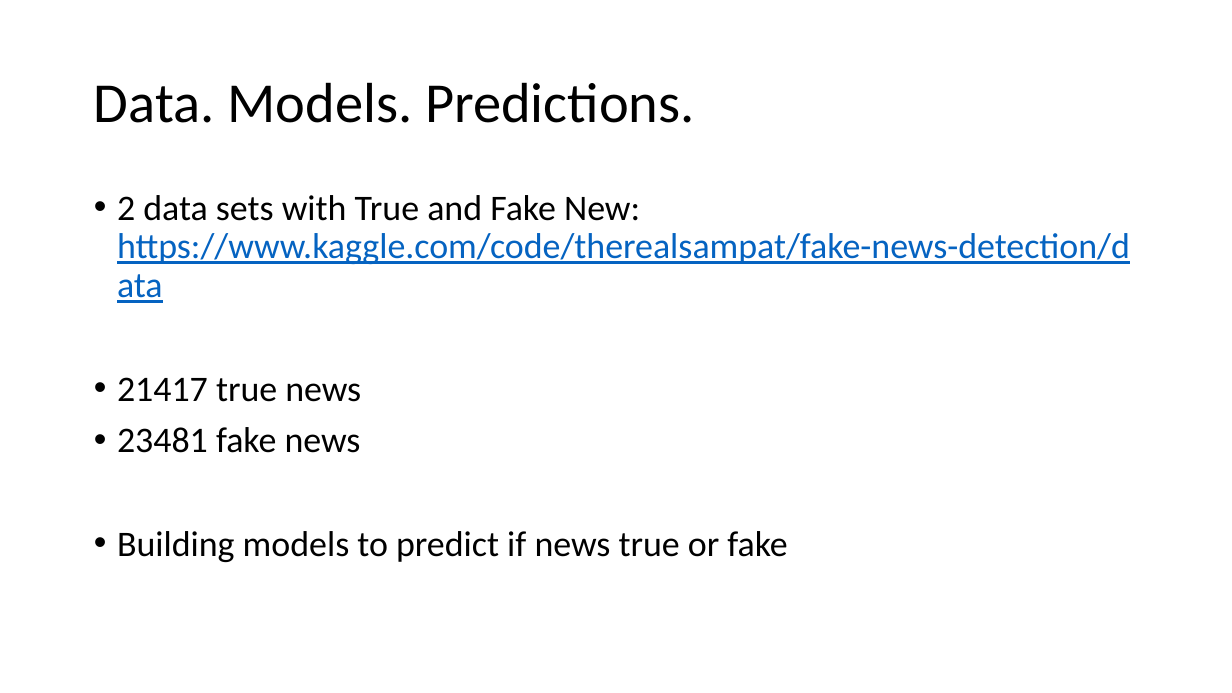
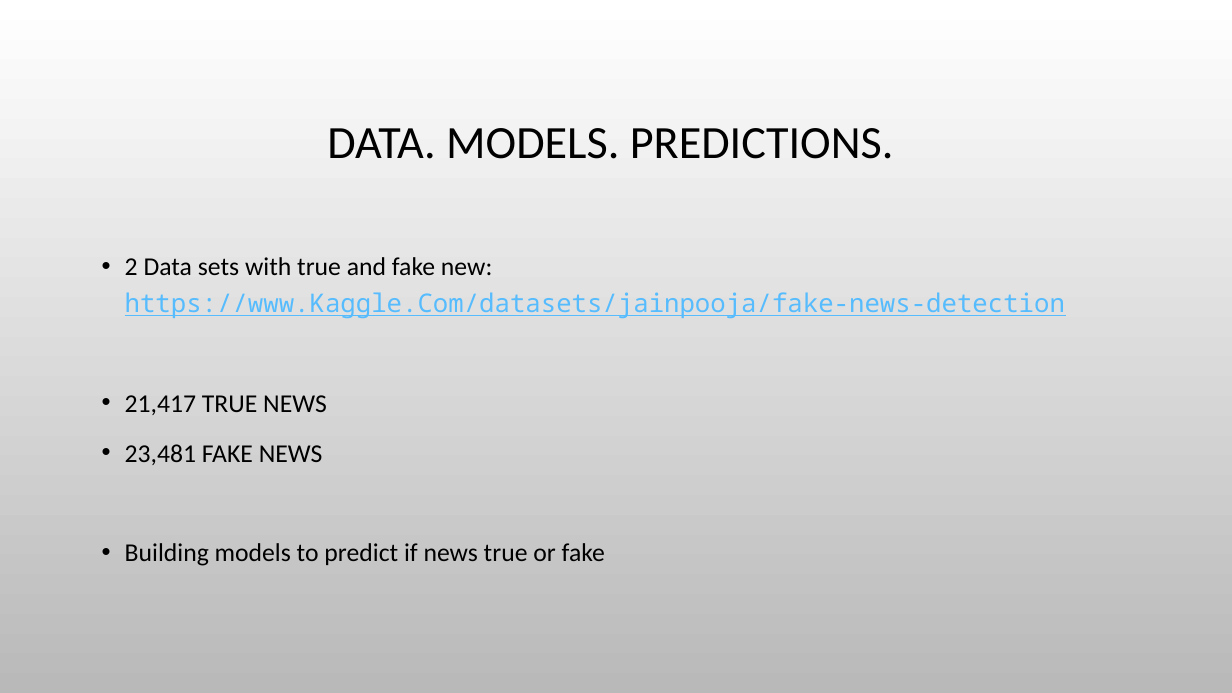
Before and after one commit to tanyaz80/final_bootcamp_project, a slide deck: slide 6 of Presentation/fake_news_detector_dec_2022.pptx. Drawn at 1232x693 pixels with LibreOffice and Linux fonts; fonts in the diff are those of the drawing; background and template pictures are left out. Boxes give left, top, right and bottom in pixels: in the first picture for what was removed or moved away, otherwise in the second. Text is boxed around its words. In the diff, an @@ line names an element or a change of style, - is before the commit and + after.

```diff
--- a/Presentation/fake_news_detector_dec_2022.pptx
+++ b/Presentation/fake_news_detector_dec_2022.pptx
@@ background #FFFFFF to picture (left out) @@
@@ title at box(327, 128, 894, 159): text changed; size 44 to 36 pt @@
-Data. Models. Predictions.
+DATA. MODELS. PREDICTIONS.
@@ text "2 Data sets with true ...": place and size @@
-text "2 Data sets with true ..." at box(117, 195, 1130, 562)
+text "2 Data sets with true ..." at box(125, 257, 1065, 566)
@@ text at box(125, 257, 1065, 465): text changed; size 28 to 20 pt; font Calibri to Noto Sans Mono; text colour #0563C1 to #56BCFE @@
-• 2 data sets with True and Fake New: https://www.kaggle.com/code/therealsampat/fake-news-detection/data
-• 21417 true news
-• 23481 fake news
+• 2 Data sets with true and fake new: https://www.Kaggle.Com/datasets/jainpooja/fake-news-detection
+• 21,417 TRUE NEWS
+• 23,481 FAKE NEWS
@@ text at box(125, 543, 605, 566): size 28 to 20 pt in "Building models to predict if news true ..."; line spacing 0.9 to 1.2 @@
```
Also in this commit, not shown: 12 other slides changed, 7 slides added, 1 slide removed, 4 other files.
